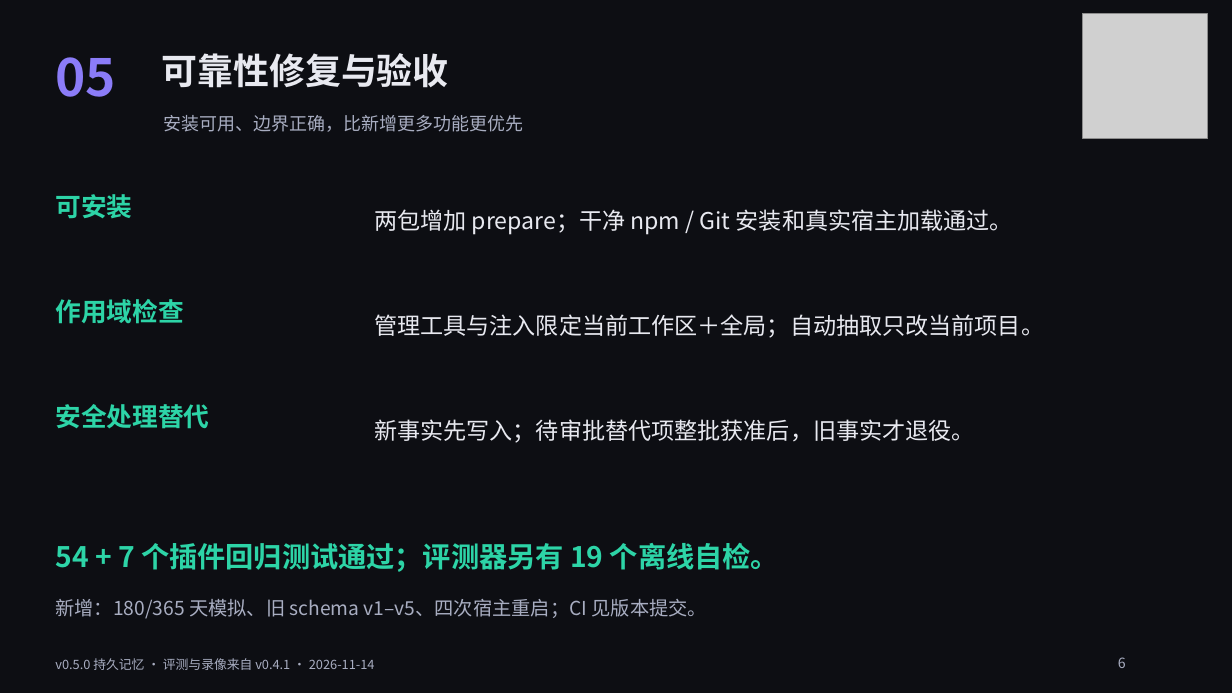
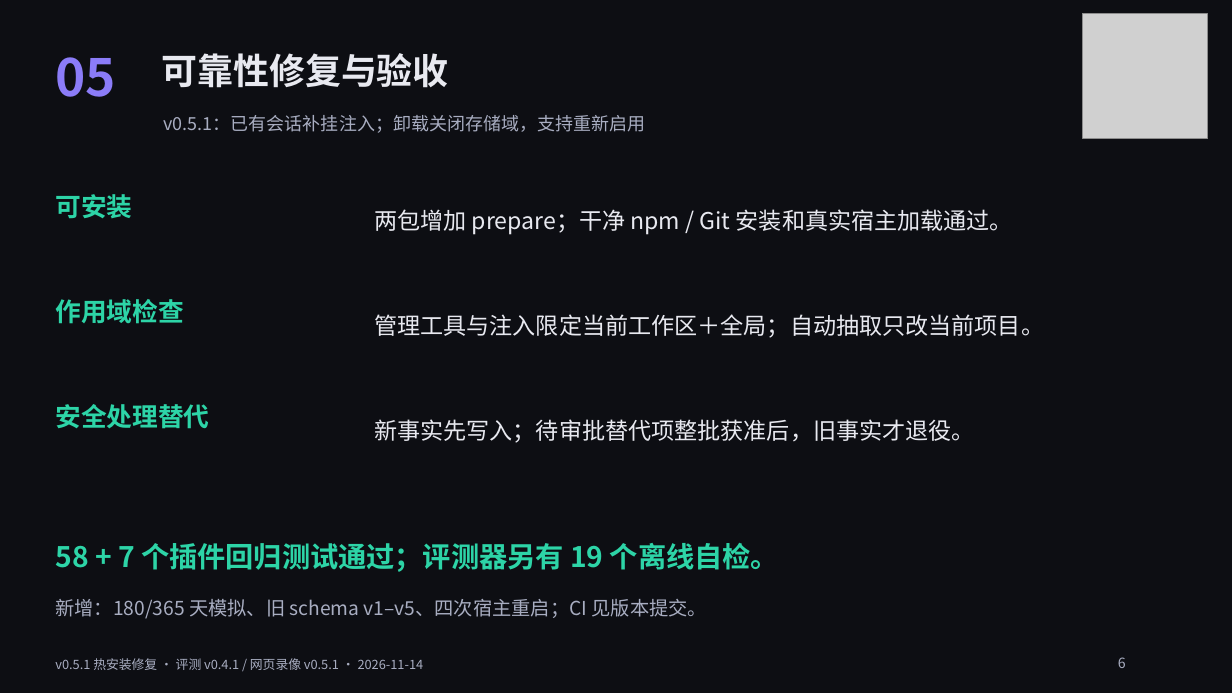
Before and after one commit to ChenYueqi2024/dsh-memory, a slide deck: slide 6 of downloads/dsh-memory-defense.pptx. Drawn at 1232x693 pixels with LibreOffice and Linux fonts; fonts in the diff are those of the drawing; grey boxes stand for pictures. Boxes give left, top, right and bottom in pixels: in the first picture for what was removed or moved away, otherwise in the second. Text is boxed around its words. In the diff, an @@ line names an element or a change of style, - is before the commit and + after.

```diff
--- a/downloads/dsh-memory-defense.pptx
+++ b/downloads/dsh-memory-defense.pptx
@@ text at (164, 115, 646, 133): text changed @@
-安装可用、边界正确，比新增更多功能更优先
+v0.5.1：已有会话补挂注入；卸载关闭存储域，支持重新启用
@@ text at (55, 543, 779, 572): text changed @@
-54 + 7 个插件回归测试通过；评测器另有 19 个离线自检。
+58 + 7 个插件回归测试通过；评测器另有 19 个离线自检。
@@ text at (55, 658, 424, 670): text changed @@
-v0.5.0 持久记忆 · 评测与录像来自 v0.4.1 · 2026-11-14
+v0.5.1 热安装修复 · 评测 v0.4.1 / 网页录像 v0.5.1 · 2026-11-14
```
Also in this commit, not shown: 11 other slides changed, 12 other files.
